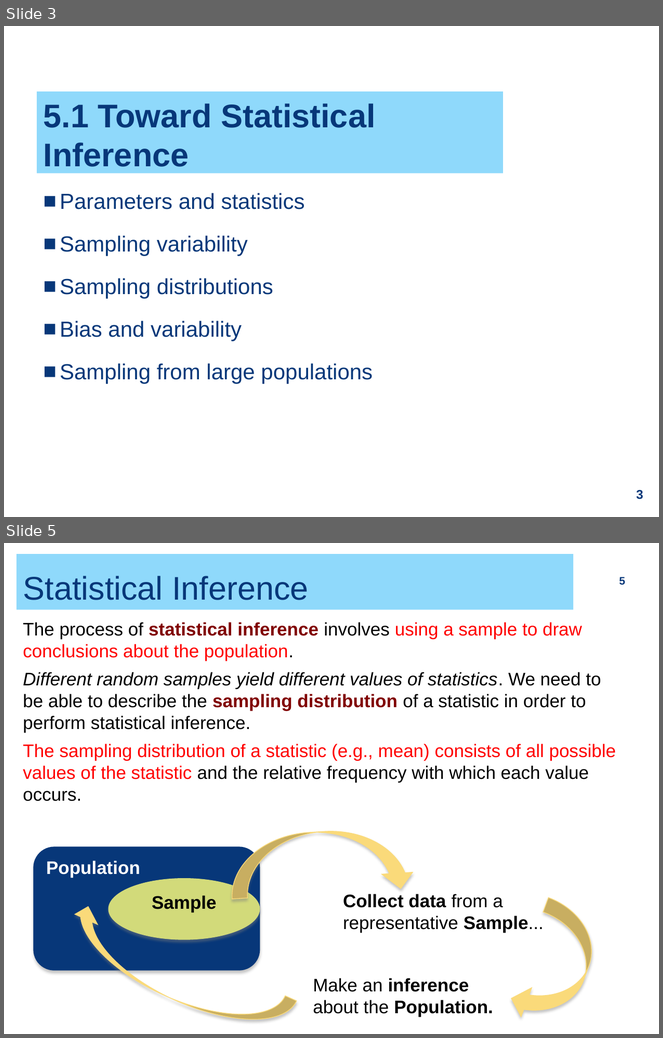
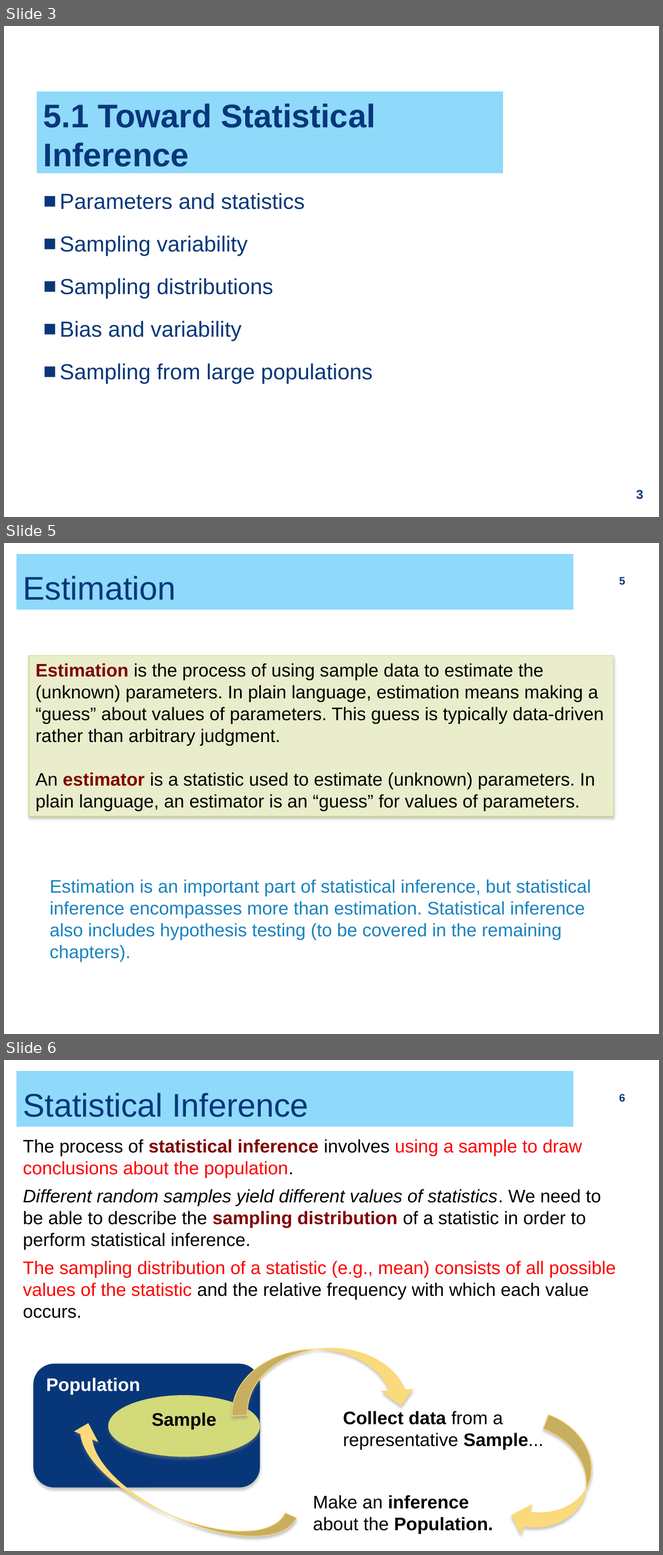
Before and after one commit to ZhiyangGeeZhou/ZhiyangGeeZhou.github.io, a slide deck: attach/UWM/UWM_PH702_2026Fall_Part05.pptx. Shown one above the other, each under a label of ours: slides 3 and 5 before the commit, slides 3, 5 and 6 after it; the slides between them are not shown. The pictures are 663x1038 and 663x1555 pixels, drawn with LibreOffice and Linux fonts; fonts in the diff are those of the drawing. Boxes give left, top, right and bottom in pixels: in the first picture for what was removed or moved away, otherwise in the second. Text is boxed around its words. In the diff, an @@ line names an element or a change of style, - is before the commit and + after.

```diff
--- a/attach/UWM/UWM_PH702_2026Fall_Part05.pptx
+++ b/attach/UWM/UWM_PH702_2026Fall_Part05.pptx
@@ slide 5 added at [4,543,659,1034], background #FFFFFF @@
@@ title added at [16,554,573,610], fill #8FD9FB, 36 pt, text #073779 @@
+Estimation
@@ page number added at [619,577,625,585], 12 pt, text #073779, bold @@
+5
@@ rectangle added at [29,656,613,817], fill #EAEDCB, outline #D2DA7A 0.79 pt, 20 pt, text #000000 @@
+Estimation is the process of using sample data to estimate the (unknown) parameters. In plain language, estimation means making a “guess” about values of parameters. This guess is typically data-driven rather than arbitrary judgment.
+An estimator is a statistic used to estimate (unknown) parameters. In plain language, an estimator is an “guess” for values of parameters.
@@ text added at [50,879,591,962], 20 pt, text #1782BF @@
+Estimation is an important part of statistical inference, but statistical inference encompasses more than estimation. Statistical inference also includes hypothesis testing (to be covered in the remaining chapters).
@@ what was slide 5 is now slide 6 @@
@@ page number at [619,1094,625,1102]: text changed @@
-5
+6
```
Also in this commit, not shown: 1 slide changed.
